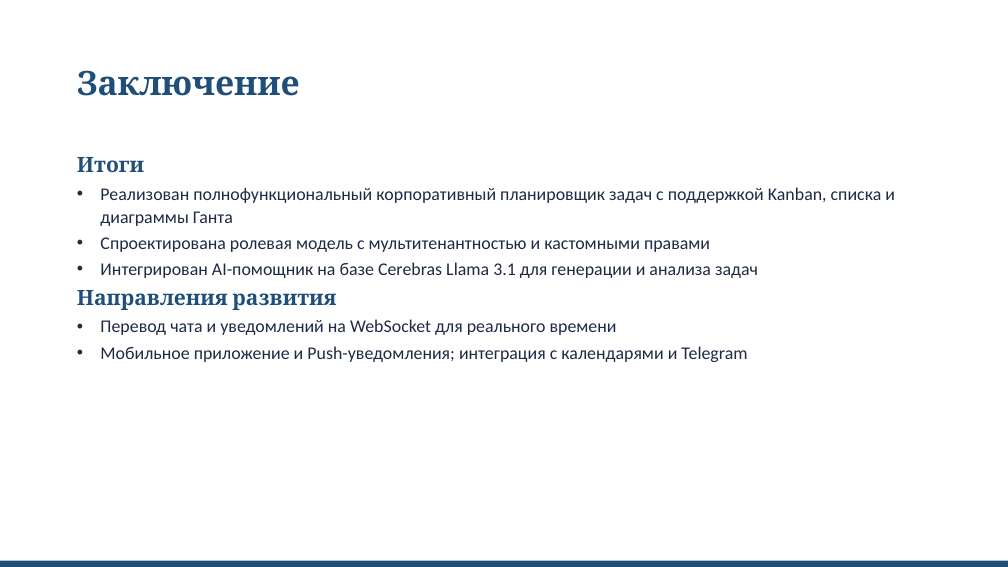
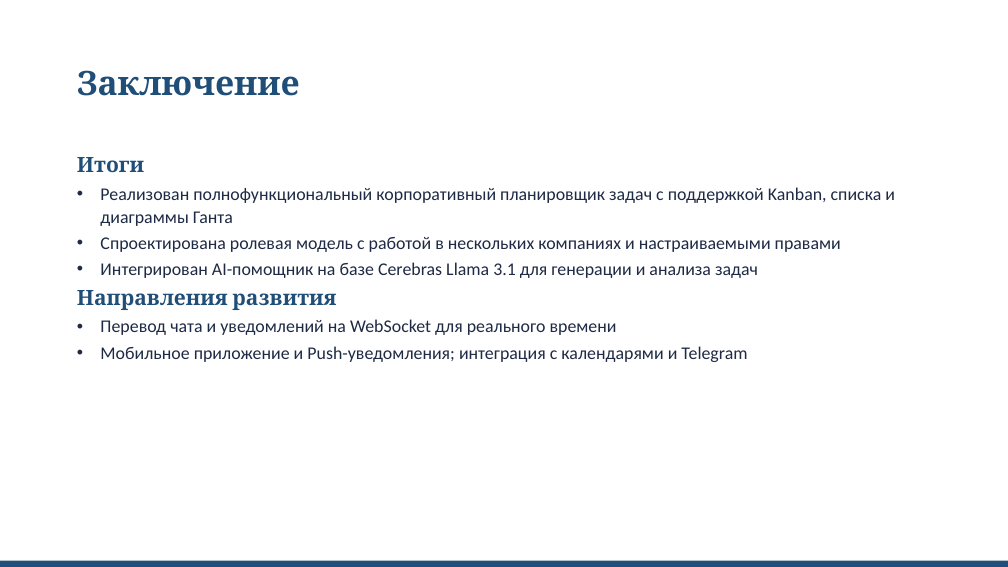
Before and after one commit to dizzy-166/Task-Scheduler, a slide deck: slide 12 of Documentation/Поток_Презентация.pptx. Drawn at 1008x567 pixels with LibreOffice and Linux fonts; fonts in the diff are those of the drawing. Boxes give left, top, right and bottom in pixels: in the first picture for what was removed or moved away, otherwise in the second. Text is boxed around its words. In the diff, an @@ line names an element or a change of style, - is before the commit and + after.

```diff
--- a/Documentation/Поток_Презентация.pptx
+++ b/Documentation/Поток_Презентация.pptx
@@ text at (100, 237, 841, 252): text changed @@
-• Спроектирована ролевая модель с мультитенантностью и кастомными правами
+• Спроектирована ролевая модель с работой в нескольких компаниях и настраиваемыми правами
```
Also in this commit, not shown: 8 other slides changed, 1 other file.
